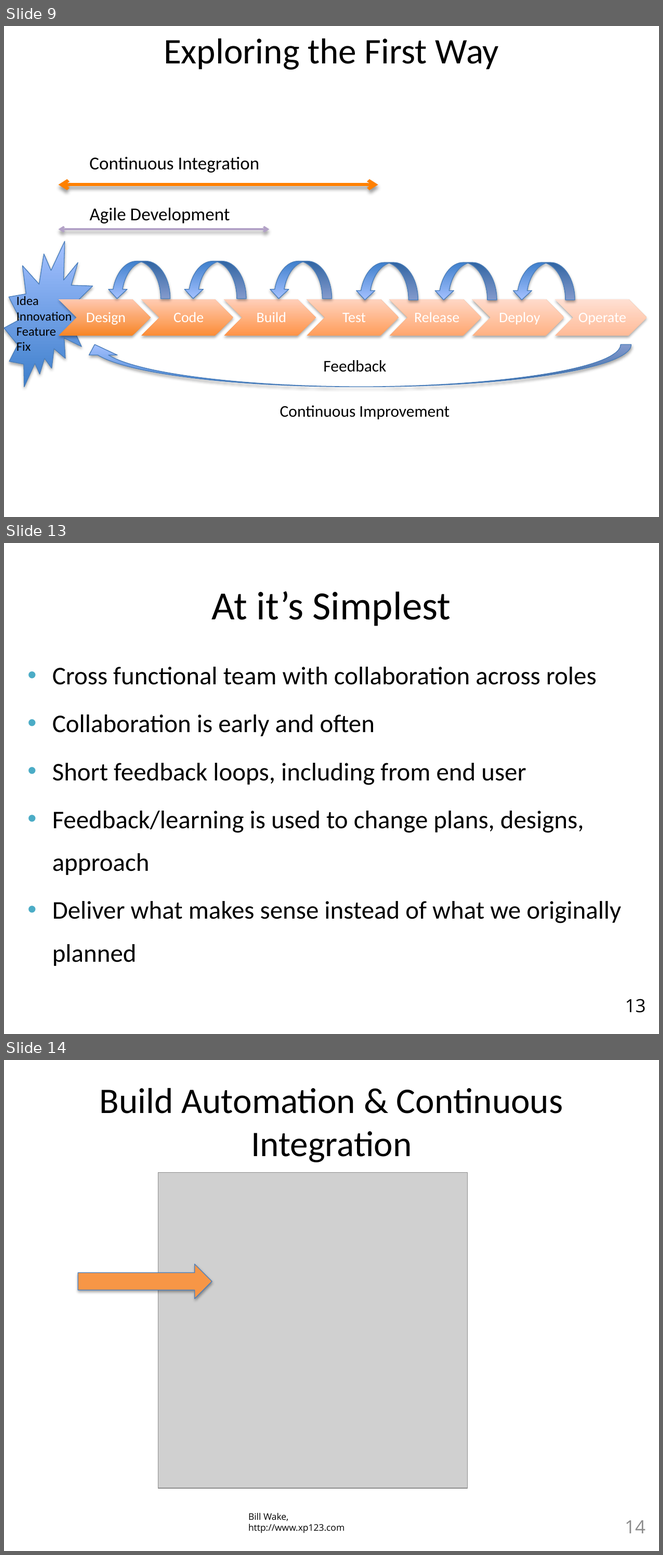
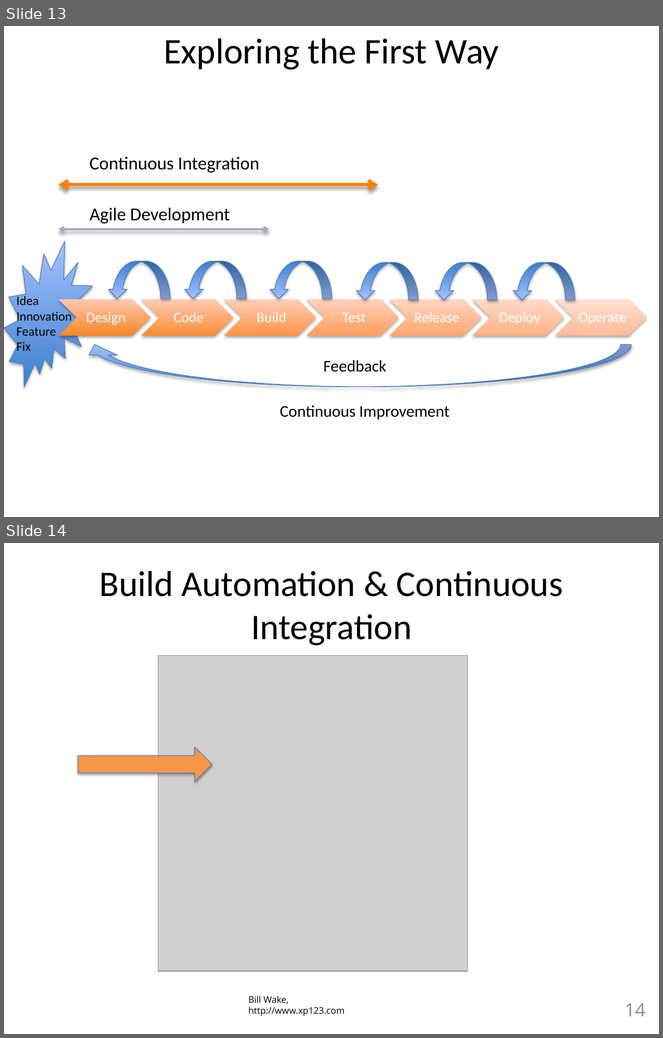
Before and after one commit to browngeek666/DevOpsPres, a slide deck: ALFDevOps.pptx. Shown one above the other, each under a label of ours: slides 9, 13 and 14 before the commit, slides 13 and 14 after it; the slides between them are not shown. The pictures are 663x1555 and 663x1038 pixels, drawn with LibreOffice and Linux fonts; fonts in the diff are those of the drawing; grey boxes stand for pictures. Boxes give left, top, right and bottom in pixels: in the first picture for what was removed or moved away, otherwise in the second. Text is boxed around its words. In the diff, an @@ line names an element or a change of style, - is before the commit and + after.

Commit message:
Updated Intro slightly and edited 1st and 2nd waysper feedback

```diff
--- a/ALFDevOps.pptx
+++ b/ALFDevOps.pptx
@@ slide 13 removed at bbox=[4, 543, 659, 1034], background #FFFFFF @@
@@ title removed at bbox=[212, 591, 451, 626] @@
-At it’s Simplest
@@ text removed at bbox=[52, 667, 621, 966] @@
-• Cross functional team with collaboration across roles
-• Collaboration is early and often
-• Short feedback loops, including from end user
-• Feedback/learning is used to change plans, designs, approach
-• Deliver what makes sense instead of what we originally planned
@@ page number removed at bbox=[625, 999, 646, 1013] @@
-13
@@ what was slide 9 is now slide 13 @@
```
Also in this commit, not shown: 11 slides changed, 4 slides added, 11 other slides removed.
